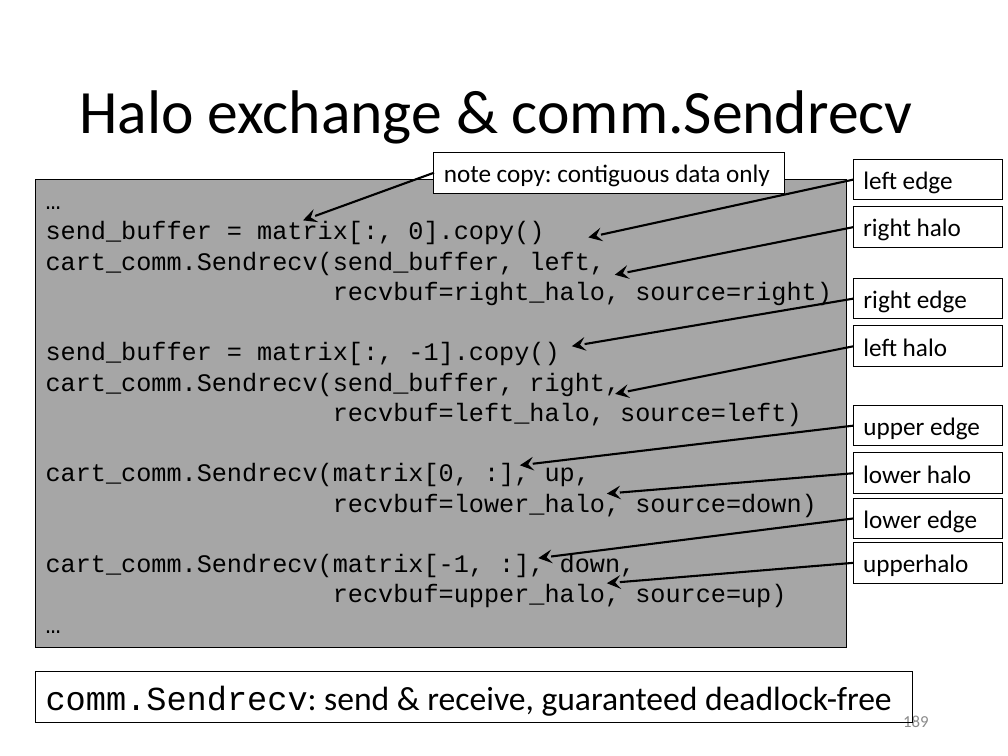
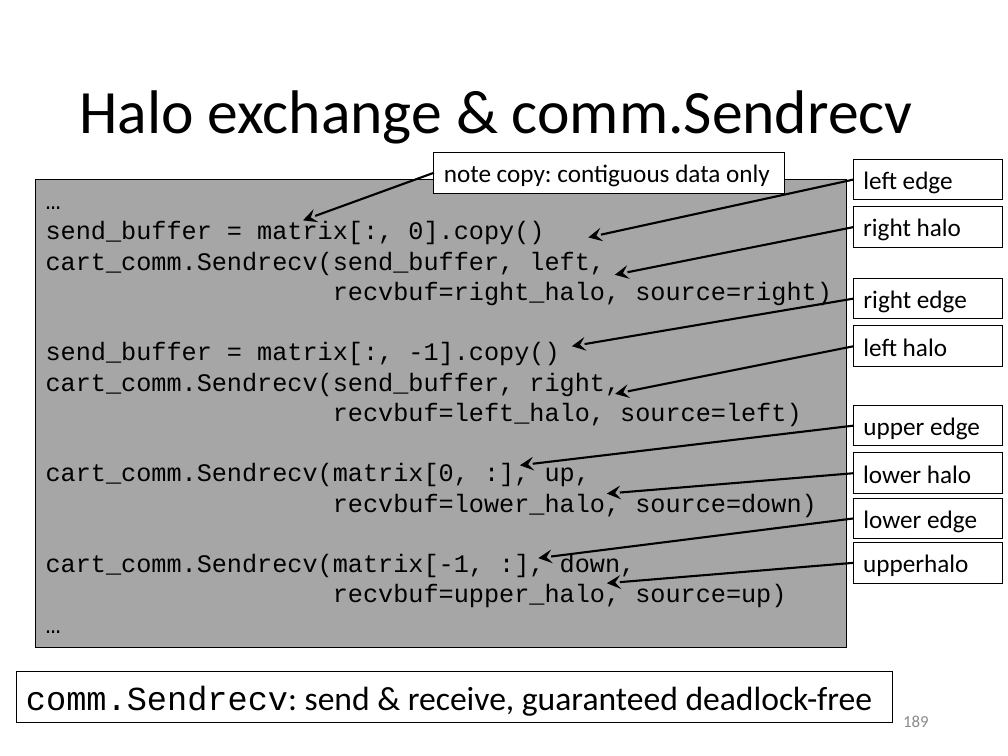
Before and after one commit to gjbex/Python-for-HPC, a slide deck: slide 189 of python_for_hpc.pptx. Drawn at 1008x756 pixels with LibreOffice and Linux fonts; fonts in the diff are those of the drawing. Boxes give left, top, right and bottom in pixels: in the first picture for what was removed or moved away, otherwise in the second. Text is boxed around its words. In the diff, an @@ line names an element or a change of style, - is before the commit and + after.

```diff
--- a/python_for_hpc.pptx
+++ b/python_for_hpc.pptx
@@ rectangle "comm.Sendrecv: send & receive, guaranteed ...": place and size @@
-rectangle "comm.Sendrecv: send & receive, guaranteed ..." at box(35, 671, 912, 722)
+rectangle "comm.Sendrecv: send & receive, guaranteed ..." at box(16, 671, 893, 722)
```
Also in this commit, not shown: 6 other slides changed.
